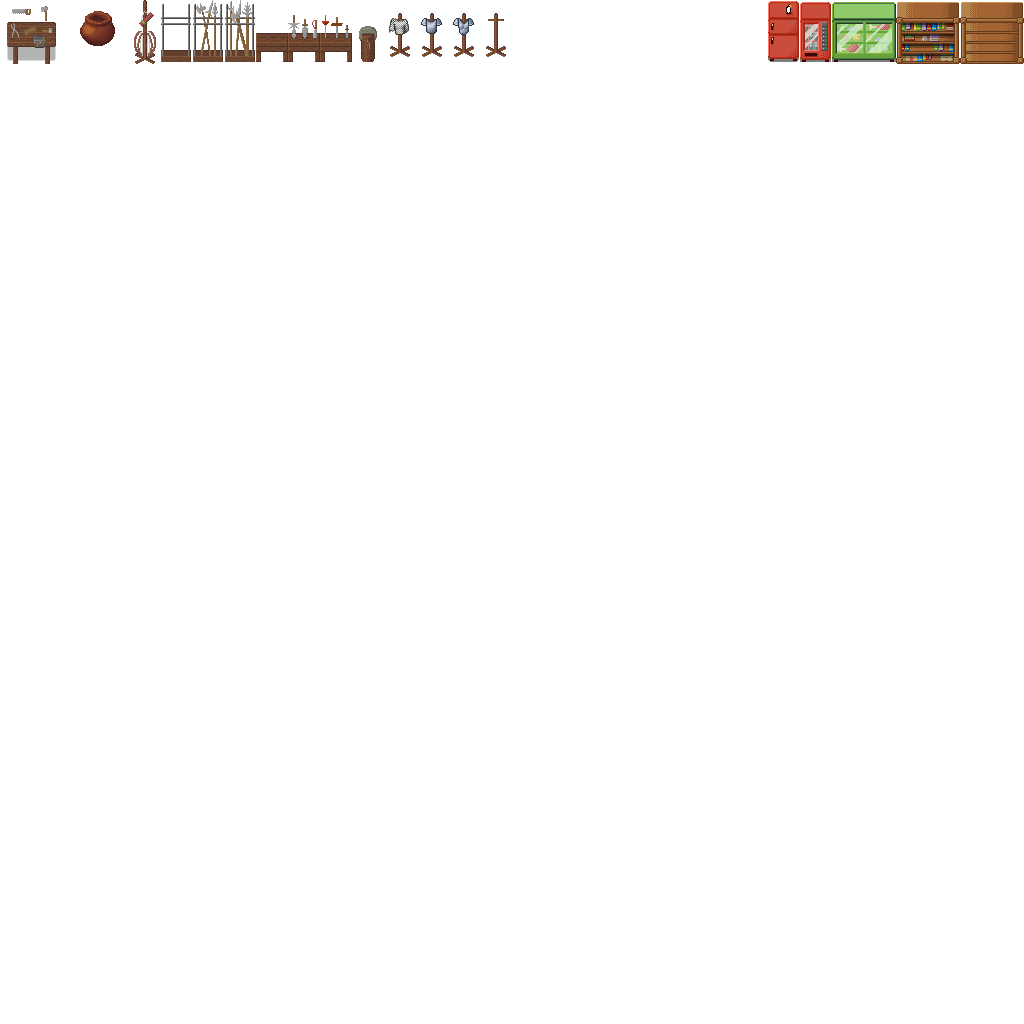
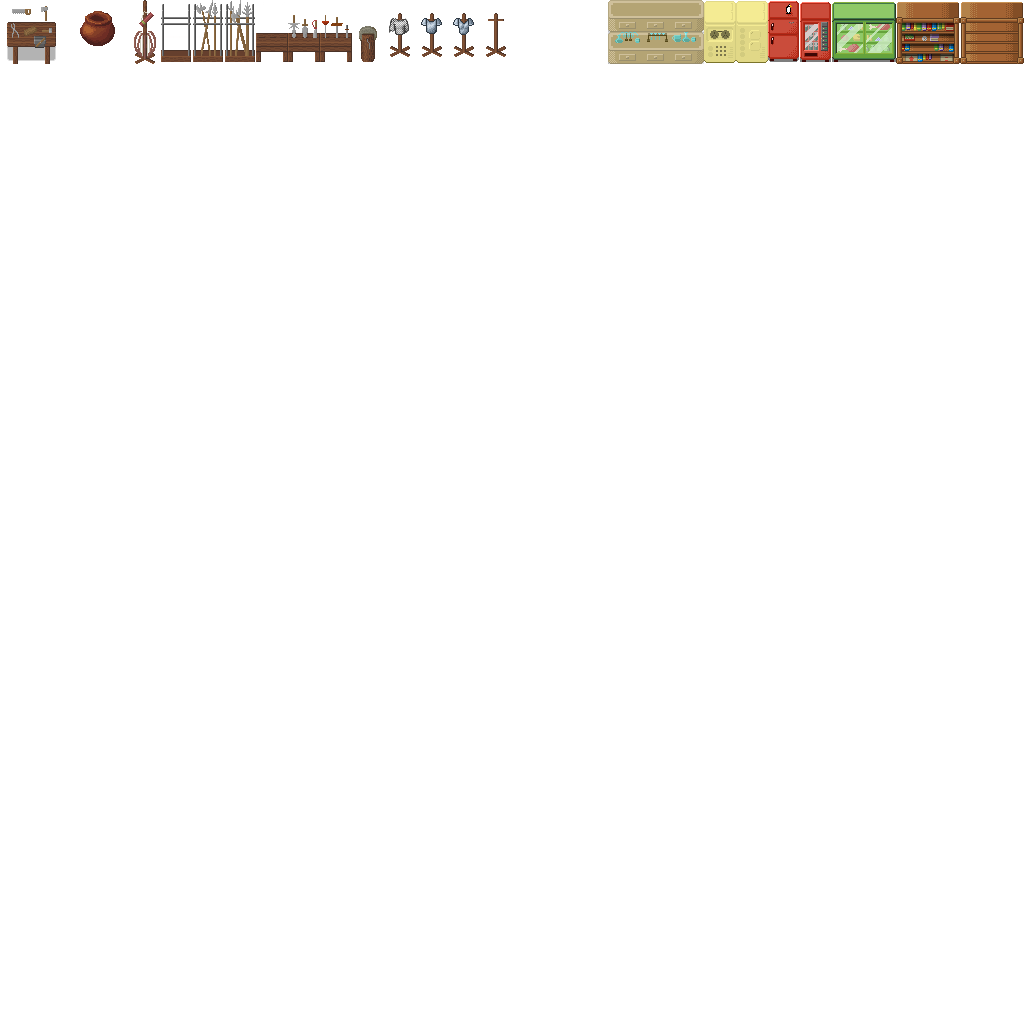
The second 1024 × 1024 image is a revision of the first. Changes to its layers:
painted on "Hintergrund" over (608, 0, 768, 64)
